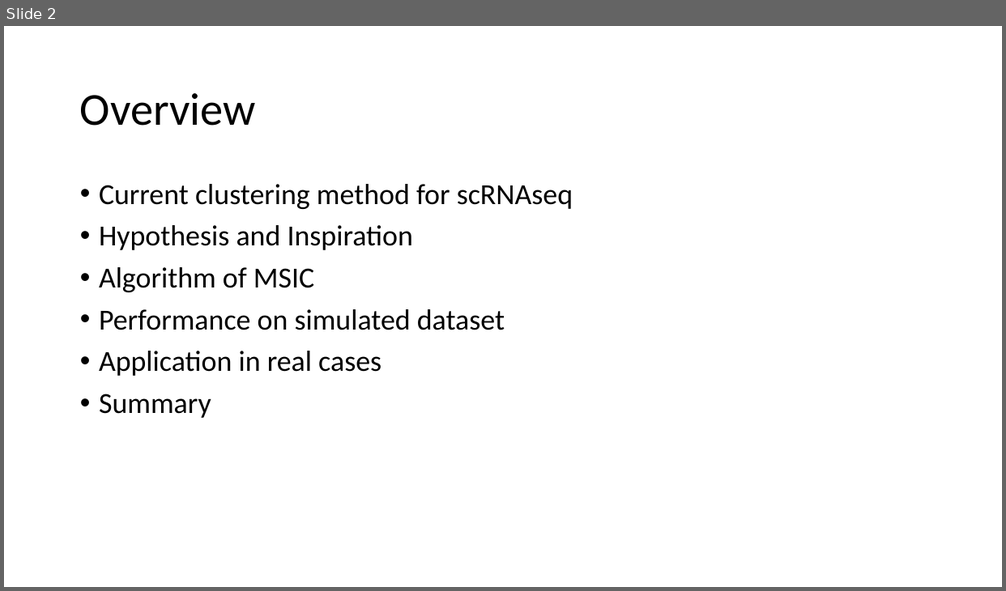
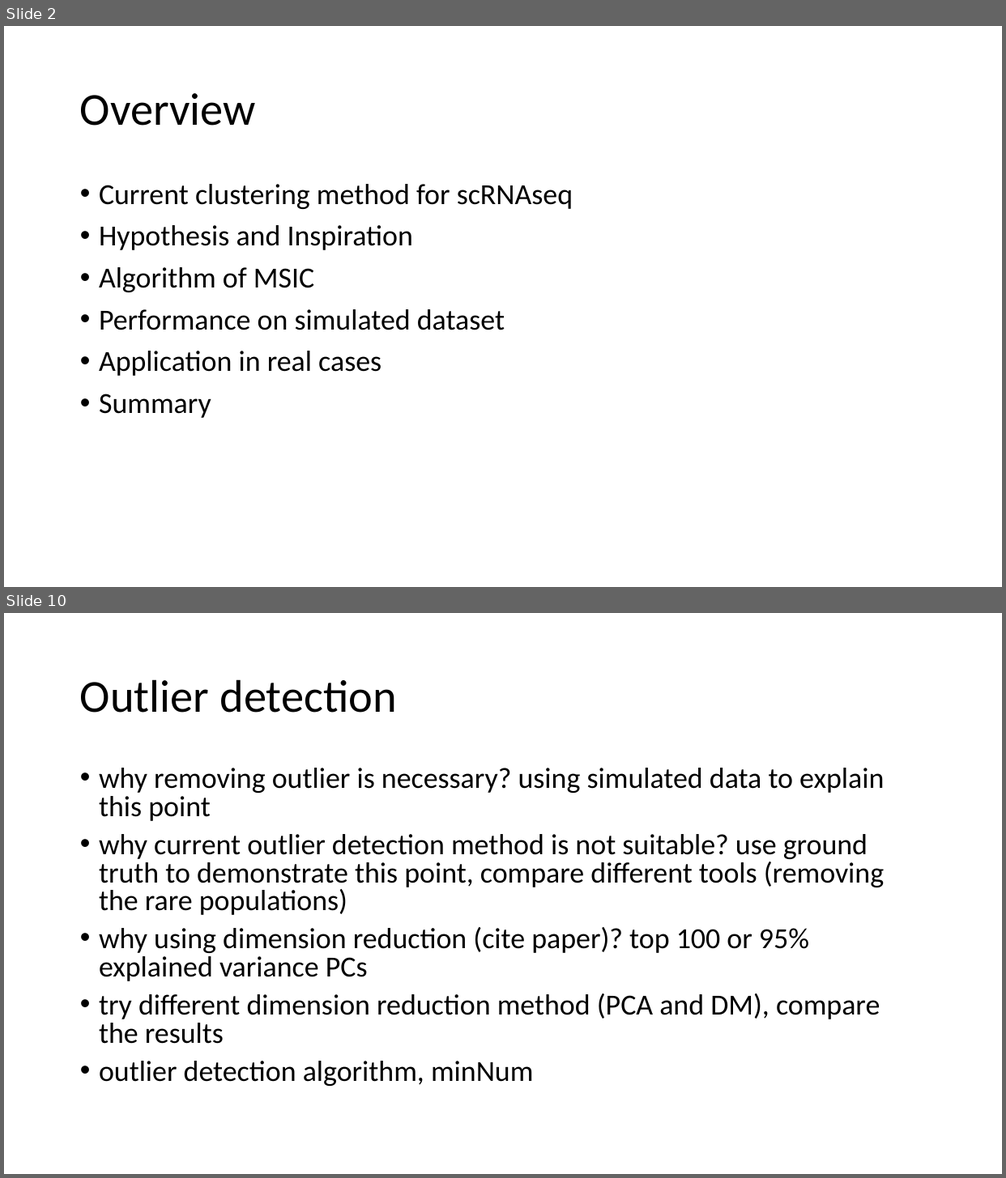
Before and after one commit to leezx/GBSI, a slide deck: MSIC.pptx. Shown one above the other, each under a label of ours: slide 2 before the commit, slides 2 and 10 after it; the slides between them are not shown. The pictures are 1006x591 and 1006x1178 pixels, drawn with LibreOffice and Linux fonts; fonts in the diff are those of the drawing. Boxes give left, top, right and bottom in pixels: in the first picture for what was removed or moved away, otherwise in the second. Text is boxed around its words. In the diff, an @@ line names an element or a change of style, - is before the commit and + after.

```diff
--- a/MSIC.pptx
+++ b/MSIC.pptx
@@ slide 10 added at (4, 613, 1002, 1174), background #FFFFFF @@
@@ title added at (80, 679, 396, 713), 44 pt, text #000000 @@
+Outlier detection
@@ text added at (99, 768, 884, 1086), 28 pt, text #000000 @@
+• why removing outlier is necessary? using simulated data to explain this point
+• why current outlier detection method is not suitable? use ground truth to demonstrate this point, compare different tools (removing the rare populations)
+• why using dimension reduction (cite paper)? top 100 or 95% explained variance PCs
+• try different dimension reduction method (PCA and DM), compare the results
+• outlier detection algorithm, minNum
```
Also in this commit, not shown: 4 slides changed, 14 other slides added, 10 other files.
